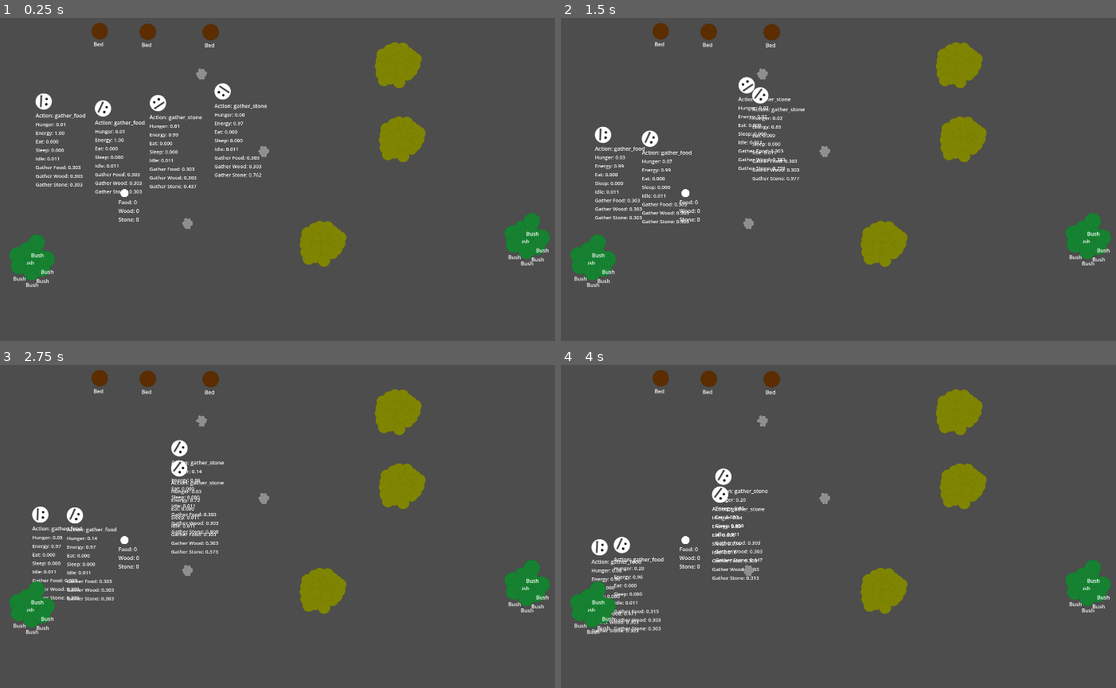
Above: before the commit, frames 1-4 (two rows, left to right).
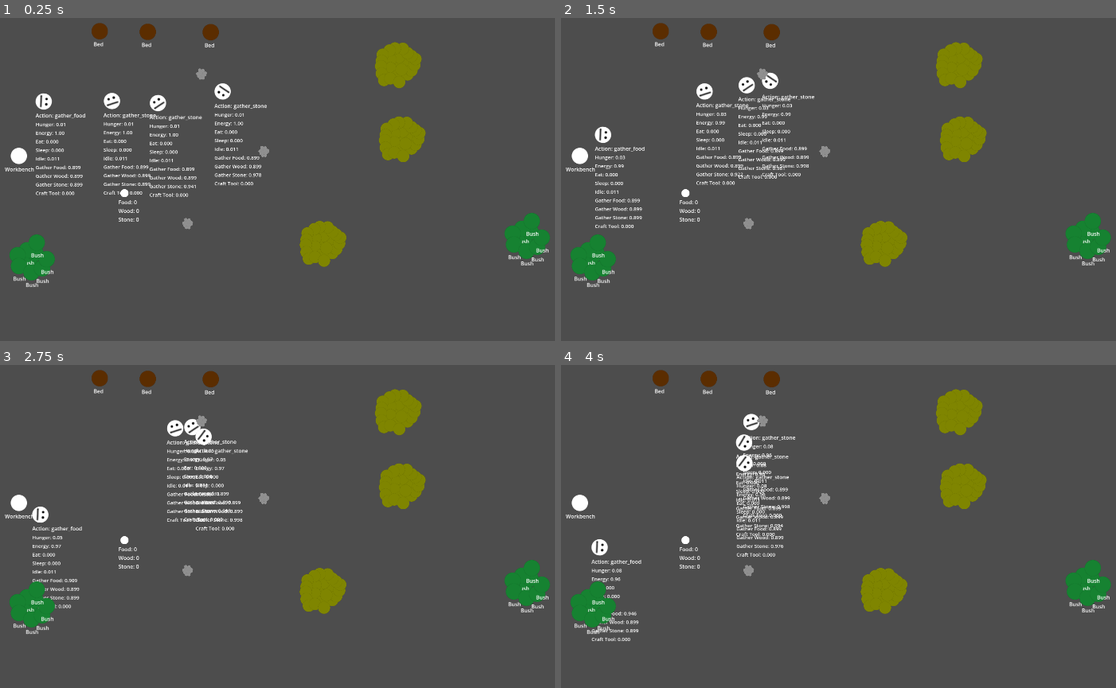
Above: after the commit, the same moments.

Repository: JKPearce/Little-Idiots-Simulator
Game: Godot game, scene res://main.tscn
The game is run twice, just before and just after one commit, with the same random seed, the same clock (stepped at 60 frames per second) and the same inputs.
Inputs:
- Up to frame 1 (0.25 s): no input
- Up to frame 2 (1.5 s): no input
- Up to frame 3 (2.75 s): no input
- Up to frame 4 (4 s): no input

The runs differ from the first frame. In frame 1, 1.3% of the frame differs, in the area x 0-48%, y 23-56%; in frame 2, 2.4%; in frame 3, 2.9%; in frame 4, 3.1%, in the area x 0-43%, y 15-86%.

Commit message:
added crafting action and wait time task with some partice effects that play while waiting

Diff:
--- /dev/null
+++ b/entity/ai/tasks/wait_task.gd
@@ -0,0 +1,22 @@
+extends BaseTask
+class_name WaitTask
+
+var duration := 1.0
+var timer := 0.0
+var effect_name := ""
+
+func _init(seconds: float, effect := "") -> void:
+	duration = seconds
+	effect_name = effect
+
+func start(entity: Entity) -> void:
+	timer = duration
+	entity.velocity = Vector2.ZERO
+
+	if effect_name != "":
+		entity.visuals.play_effect(effect_name)
+
+func tick(entity: Entity, delta: float) -> bool:
+	entity.velocity = Vector2.ZERO
+	timer -= delta
+	return timer <= 0.0
--- /dev/null
+++ b/entity/ai/utility/curves/distance_curve.tres
@@ -0,0 +1,5 @@
+[gd_resource type="Curve" format=3 uid="uid://j2dhr7whjnmu"]
+
+[resource]
+_data = [Vector2(0, 0.8988764), 0.0, 0.0, 0, 0, Vector2(1, 1), 0.0, 0.0, 0, 0]
+point_count = 2
--- a/entity/debug/debug_overlay.gd
+++ b/entity/debug/debug_overlay.gd
@@ -3,12 +3,12 @@
 @export var entity: Entity
 @export var utility_brain: UtilityAiBrain
 
-@export var debug_enabled:= true
 
 @onready var current_action_overlay: Label = %CurrentActionOverlay
 @onready var stat_container: VBoxContainer = %StatContainer
 @onready var action_score_container: VBoxContainer = %ActionScoreContainer
 
+var debug_enabled:= true
 
 var stat_labels := {}
 var action_score_labels := {}
--- a/entity/entity.gd
+++ b/entity/entity.gd
@@ -5,9 +5,10 @@
 @onready var brain: UtilityAiBrain = %UtilityAiBrain
 @onready var task_runner: TaskRunner = %TaskRunner
 @onready var visuals: EntityVisuals = $EntityVisuals
-
-
-
+@onready var debug_overlay: Control = $DebugOverlay
+
+
+@export var debug_enabled:= true
 @export var speed := 80.0
 
 enum NEED {
@@ -45,12 +46,9 @@
 
 
 func _ready() -> void:
-	print("Visuals: ", visuals)
-	print("Visuals sprite: ", visuals.sprite if visuals else null)
-	print("Visuals anim: ", visuals.animation_player if visuals else null)
+	debug_overlay.debug_enabled = debug_enabled
 	brain.top_action_changed.connect(_on_top_action_changed)
 
-#make it work, make it ugly - this functions mantra lol
 func _on_top_action_changed(action_id: String) -> void:
 	if is_busy:
 		return
@@ -71,15 +69,37 @@
 		"gather_stone":
 			commit_gather_resource("gather_stone", "stone_source")
 
+		"craft_tool":
+			commit_craft_tool()
+
 		"idle":
 			commit_idle()
 
+func commit_craft_tool() -> void:
+	var workbench := WorldState.get_closest_available_target("crafting", global_position, self)
+
+	if workbench == null:
+		commit_idle()
+		return
+
+	workbench.reserve(self)
+	target = workbench
+
+	task_runner.set_tasks([
+		MoveToTask.new(workbench),
+		WaitTask.new(3.0, "craft"),
+		InteractTask.new(workbench),
+	])
+
+	current_action = "craft_tool"
+	is_busy = true
+	state_machine.change_state("ExecuteTaskSequence")
+
 func commit_sleep() -> void:
 	var bed := WorldState.get_closest_available_target("energy_source", global_position, self)
 
 	if bed == null:
-		current_action = "idle"
-		state_machine.change_state("idle")
+		commit_idle()
 		return
 
 	bed.reserve(self)
@@ -87,6 +107,7 @@
 
 	task_runner.set_tasks([
 		MoveToTask.new(bed),
+		WaitTask.new(3.0, "craft"),
 		InteractTask.new(bed),
 	])
 
@@ -99,14 +120,14 @@
 	var storage := WorldState.get_closest_available_target("storage", global_position, self)
 
 	if storage == null:
-		current_action = "idle"
-		state_machine.change_state("idle")
+		commit_idle()
 		return
 
 	target = storage
 
 	task_runner.set_tasks([
 		MoveToTask.new(storage),
+		WaitTask.new(1.0, "craft"),
 		InteractTask.new(storage),
 	])
 
@@ -129,6 +150,7 @@
 
 	task_runner.set_tasks([
 		MoveToTask.new(source),
+		WaitTask.new(1.5, "gather"),
 		InteractTask.new(source),
 		MoveToTask.new(destination),
 		InteractTask.new(destination),
--- a/entity/entity.tscn
+++ b/entity/entity.tscn
@@ -16,6 +16,7 @@
 [ext_resource type="Script" uid="uid://cow05xj0frosc" path="res://entity/ai/utility/considerations/storage_has_item_consideration.gd" id="12_pkawc"]
 [ext_resource type="Script" uid="uid://c0eubyctdiemc" path="res://entity/ai/utility/considerations/node_available_consideration.gd" id="12_psl4n"]
 [ext_resource type="Script" uid="uid://cw3oscjihnmub" path="res://entity/ai/utility/considerations/energy_consideration.gd" id="12_qs5px"]
+[ext_resource type="Curve" uid="uid://j2dhr7whjnmu" path="res://entity/ai/utility/curves/distance_curve.tres" id="13_lkwko"]
 [ext_resource type="Script" uid="uid://oiksqf1xsn5q" path="res://entity/ai/utility/considerations/storage_shortage_consideration.gd" id="15_k6a8k"]
 
 [sub_resource type="CircleShape2D" id="CircleShape2D_uqc13"]
@@ -25,8 +26,8 @@
 _data = [Vector2(0.0046729, 0), 0.0, 0.0, 0, 0, Vector2(0.34579438, 0), 0.0, 0.0, 0, 0, Vector2(0.65420556, 1), 0.0, 0.0, 0, 0, Vector2(1, 1), 0.0, 0.0, 0, 0]
 point_count = 4
 
-[sub_resource type="Curve" id="Curve_f6k7f"]
-_data = [Vector2(0.24766356, 0.30337083), 0.0, 0.13115422, 0, 0, Vector2(1, 1), 0.0, 0.0, 0, 0]
+[sub_resource type="Curve" id="Curve_0ly1k"]
+_data = [Vector2(0, 0.79775286), 0.0, 0.0, 0, 0, Vector2(1, 1), 0.0, 0.0, 0, 0]
 point_count = 2
 
 [sub_resource type="Curve" id="Curve_qs5px"]
@@ -42,8 +43,8 @@
 point_count = 2
 
 [sub_resource type="Curve" id="Curve_ll4h2"]
-_data = [Vector2(0, 0), 0.0, 0.0, 0, 0, Vector2(1, 1), 0.0, 0.0, 0, 0]
-point_count = 2
+_data = [Vector2(0, 0), 0.0, 0.0, 0, 0, Vector2(0.25233644, 0.20224726), 0.0, 0.0, 0, 0, Vector2(0.49999997, 0.75280905), 0.0, 0.0, 0, 0, Vector2(1, 1), 0.0, 0.0, 0, 0]
+point_count = 4
 
 [sub_resource type="Curve" id="Curve_lkwko"]
 _data = [Vector2(0, 0), 0.0, 0.0, 0, 0, Vector2(1, 1), 0.0, 0.0, 0, 0]
@@ -53,11 +54,23 @@
 _data = [Vector2(0, 0), 0.0, 0.0, 0, 0, Vector2(0.46728972, 0.6966293), 0.64986324, 0.64986324, 0, 0, Vector2(1, 1), 0.0, 0.0, 0, 0]
 point_count = 3
 
-[sub_resource type="Curve" id="Curve_0ly1k"]
-_data = [Vector2(0.24766356, 0.30337083), 0.0, 0.13115422, 0, 0, Vector2(1, 1), 0.0, 0.0, 0, 0]
-point_count = 2
-
 [sub_resource type="Curve" id="Curve_7tnic"]
+_data = [Vector2(0, 0), 0.0, 0.0, 0, 0, Vector2(1, 1), 0.0, 0.0, 0, 0]
+point_count = 2
+
+[sub_resource type="Curve" id="Curve_xq5i5"]
+_data = [Vector2(0, 0), 0.0, 0.0, 0, 0, Vector2(1, 1), 0.0, 0.0, 0, 0]
+point_count = 2
+
+[sub_resource type="Curve" id="Curve_fulai"]
+_data = [Vector2(0, 0), 0.0, 0.0, 0, 0, Vector2(1, 1), 0.0, 0.0, 0, 0]
+point_count = 2
+
+[sub_resource type="Curve" id="Curve_owyq6"]
+_data = [Vector2(0, 0), 0.0, 0.0, 0, 0, Vector2(1, 1), 0.0, 0.0, 0, 0]
+point_count = 2
+
+[sub_resource type="Curve" id="Curve_qabon"]
 _data = [Vector2(0, 0), 0.0, 0.0, 0, 0, Vector2(1, 1), 0.0, 0.0, 0, 0]
 point_count = 2
 
@@ -115,7 +128,7 @@
 script = ExtResource("11_f6k7f")
 target_group = "hunger"
 entity = NodePath("../../../..")
-curve = SubResource("Curve_f6k7f")
+curve = SubResource("Curve_0ly1k")
 
 [node name="StorageHasItemConsideration" type="Node" parent="UtilityAiBrain/eat/Aggregation" unique_id=1085826760]
 script = ExtResource("12_pkawc")
@@ -138,7 +151,7 @@
 script = ExtResource("11_f6k7f")
 target_group = "energy_source"
 entity = NodePath("../../../..")
-curve = SubResource("Curve_f6k7f")
+curve = ExtResource("13_lkwko")
 
 [node name="AvailabilityConsideration" type="Node" parent="UtilityAiBrain/sleep/Aggregation" unique_id=757720551 node_paths=PackedStringArray("entity")]
 script = ExtResource("12_psl4n")
@@ -171,7 +184,7 @@
 script = ExtResource("11_f6k7f")
 target_group = "food_source"
 entity = NodePath("../../../..")
-curve = SubResource("Curve_f6k7f")
+curve = ExtResource("13_lkwko")
 
 [node name="AvailabilityConsideration" type="Node" parent="UtilityAiBrain/gather_food/Aggregation" unique_id=1212233959 node_paths=PackedStringArray("entity")]
 script = ExtResource("12_psl4n")
@@ -188,7 +201,7 @@
 [node name="StorageShortageConsideration" type="Node" parent="UtilityAiBrain/gather_wood/Aggregation" unique_id=710073659]
 script = ExtResource("15_k6a8k")
 storage_key = "wood"
-min_desired_amount = 10.0
+min_desired_amount = 1.0
 max_desired_amount = 20.0
 requires_entity = false
 curve = SubResource("Curve_im6w5")
@@ -197,7 +210,7 @@
 script = ExtResource("11_f6k7f")
 target_group = "wood_source"
 entity = NodePath("../../../..")
-curve = SubResource("Curve_0ly1k")
+curve = ExtResource("13_lkwko")
 
 [node name="AvailabilityConsideration" type="Node" parent="UtilityAiBrain/gather_wood/Aggregation" unique_id=1250600135 node_paths=PackedStringArray("entity")]
 script = ExtResource("12_psl4n")
@@ -214,7 +227,7 @@
 [node name="StorageShortageConsideration" type="Node" parent="UtilityAiBrain/gather_stone/Aggregation" unique_id=695474550]
 script = ExtResource("15_k6a8k")
 storage_key = "stone"
-min_desired_amount = 10.0
+min_desired_amount = 1.0
 max_desired_amount = 20.0
 requires_entity = false
 curve = SubResource("Curve_im6w5")
@@ -223,10 +236,40 @@
 script = ExtResource("11_f6k7f")
 target_group = "stone_source"
 entity = NodePath("../../../..")
-curve = SubResource("Curve_0ly1k")
+curve = ExtResource("13_lkwko")
 
 [node name="AvailabilityConsideration" type="Node" parent="UtilityAiBrain/gather_stone/Aggregation" unique_id=547506155 node_paths=PackedStringArray("entity")]
 script = ExtResource("12_psl4n")
 target_group = "stone_source"
 entity = NodePath("../../../..")
 curve = SubResource("Curve_7tnic")
+
+[node name="craft_tool" type="Node" parent="UtilityAiBrain" unique_id=28455828]
+script = ExtResource("8_whxwk")
+
+[node name="Aggregation" type="Node" parent="UtilityAiBrain/craft_tool" unique_id=2143042742]
+script = ExtResource("10_wrmdn")
+
+[node name="StoneStorageConsideration" type="Node" parent="UtilityAiBrain/craft_tool/Aggregation" unique_id=1687043045]
+script = ExtResource("12_pkawc")
+storage_key = "stone"
+requires_entity = false
+curve = SubResource("Curve_xq5i5")
+
+[node name="WoodStorageConsideration" type="Node" parent="UtilityAiBrain/craft_tool/Aggregation" unique_id=789463530]
+script = ExtResource("12_pkawc")
+storage_key = "wood"
+requires_entity = false
+curve = SubResource("Curve_fulai")
+
+[node name="BenchAvailableConsideration" type="Node" parent="UtilityAiBrain/craft_tool/Aggregation" unique_id=337568739 node_paths=PackedStringArray("entity")]
+script = ExtResource("12_psl4n")
+target_group = "crafting"
+entity = NodePath("../../../..")
+curve = SubResource("Curve_owyq6")
+
+[node name="StorageShortageConsideration" type="Node" parent="UtilityAiBrain/craft_tool/Aggregation" unique_id=941918748]
+script = ExtResource("15_k6a8k")
+storage_key = "tool"
+requires_entity = false
+curve = SubResource("Curve_qabon")
--- a/entity/sprites/entity_visuals.tscn
+++ b/entity/sprites/entity_visuals.tscn
@@ -2,6 +2,7 @@
 
 [ext_resource type="Script" uid="uid://clgsmlxml85nt" path="res://entity/sprites/visuals.gd" id="1_0okih"]
 [ext_resource type="Texture2D" uid="uid://ctmdnsowshm1x" path="res://entity/sprites/entity.png" id="2_abvm1"]
+[ext_resource type="Texture2D" uid="uid://b88m1dlti8ktj" path="res://circle.png" id="3_abvm1"]
 
 [sub_resource type="Animation" id="Animation_lkwko"]
 length = 0.001
@@ -109,6 +110,29 @@
 &"move": SubResource("Animation_7tnic")
 }
 
+[sub_resource type="ParticleProcessMaterial" id="ParticleProcessMaterial_1b41q"]
+particle_flag_disable_z = true
+velocity_pivot = Vector3(0, -1, 0)
+direction = Vector3(1, -1, 0)
+spread = 100.0
+initial_velocity_min = 30.0
+initial_velocity_max = 80.0
+gravity = Vector3(0, 80, 0)
+scale_min = 0.03
+scale_max = 0.08
+
+[sub_resource type="ParticleProcessMaterial" id="ParticleProcessMaterial_abvm1"]
+particle_flag_disable_z = true
+emission_shape_scale = Vector3(8, 4, 1)
+emission_shape = 3
+emission_box_extents = Vector3(1, 1, 1)
+spread = 0.0
+initial_velocity_max = 0.01
+gravity = Vector3(0, -20, 0)
+scale_min = 0.04
+scale_max = 0.099999994
+color = Color(0.48178947, 0.48178947, 0.48178947, 1)
+
 [node name="EntityVisuals" type="Node2D" unique_id=2128036145]
 script = ExtResource("1_0okih")
 
@@ -119,3 +143,21 @@
 [node name="AnimationPlayer" type="AnimationPlayer" parent="." unique_id=1263018795]
 libraries/ = SubResource("AnimationLibrary_xq5i5")
 autoplay = &"idle"
+
+[node name="GatherParticles" type="GPUParticles2D" parent="." unique_id=580997216]
+emitting = false
+amount = 20
+texture = ExtResource("3_abvm1")
+lifetime = 0.6
+one_shot = true
+explosiveness = 1.0
+process_material = SubResource("ParticleProcessMaterial_1b41q")
+
+[node name="CraftParticles" type="GPUParticles2D" parent="." unique_id=16347422]
+emitting = false
+amount = 16
+texture = ExtResource("3_abvm1")
+lifetime = 1.2
+one_shot = true
+explosiveness = 0.4
+process_material = SubResource("ParticleProcessMaterial_abvm1")
--- a/entity/sprites/visuals.gd
+++ b/entity/sprites/visuals.gd
@@ -4,17 +4,24 @@
 @onready var sprite: Sprite2D = $EntitySprite
 @onready var animation_player: AnimationPlayer = $AnimationPlayer
 
+@onready var gather_particles: GPUParticles2D = $GatherParticles
+@onready var craft_particles: GPUParticles2D = $CraftParticles
+# Add these later when you make them:
+# @onready var eat_particles: GPUParticles2D = $EatParticles
+# @onready var sleep_particles: GPUParticles2D = $SleepParticles
+
 const SPRITE_DEFAULT_POSITION := Vector2.ZERO
 const SPRITE_DEFAULT_SCALE := Vector2.ONE
-const SPRITE_DEFAULT_ROTATION := 0.0
 
 
 func play_idle() -> void:
-	reset_sprite_transform()
+	reset_sprite_offset()
 	play_animation("idle")
 
 
 func play_move(direction: Vector2) -> void:
+	reset_sprite_offset()
+
 	if direction != Vector2.ZERO:
 		sprite.rotation = direction.angle()
 
@@ -30,7 +37,26 @@
 	play_animation(animation_name)
 
 
+func play_effect(effect_name: String) -> void:
+	match effect_name:
+		"gather":
+			_play_particles(gather_particles)
+
+		"craft":
+			_play_particles(craft_particles)
+
+		# Add these later:
+		# "eat":
+		# 	_play_particles(eat_particles)
+		#
+		# "sleep":
+		# 	_play_particles(sleep_particles)
+
+
 func play_animation(animation_name: String) -> void:
+	if animation_name == "":
+		return
+
 	if animation_player == null:
 		return
 
@@ -42,7 +68,15 @@
 
 	animation_player.play(animation_name)
 
-func reset_sprite_transform() -> void:
+
+func _play_particles(particles: GPUParticles2D) -> void:
+	if particles == null:
+		return
+
+	particles.restart()
+	particles.emitting = true
+
+
+func reset_sprite_offset() -> void:
 	sprite.position = SPRITE_DEFAULT_POSITION
 	sprite.scale = SPRITE_DEFAULT_SCALE
-	sprite.rotation = SPRITE_DEFAULT_ROTATION
--- a/main.tscn
+++ b/main.tscn
@@ -1,6 +1,7 @@
 [gd_scene format=3 uid="uid://dtb83abm68myj"]
 
 [ext_resource type="PackedScene" uid="uid://d1wxee1h5fkm3" path="res://entity/entity.tscn" id="1_ig7tw"]
+[ext_resource type="PackedScene" uid="uid://8re1njrc2oue" path="res://world/interactables/crafting/workbench.tscn" id="2_272bh"]
 [ext_resource type="PackedScene" uid="uid://bnv5pr5h4miei" path="res://world/interactables/energy/bed.tscn" id="2_h2yge"]
 [ext_resource type="PackedScene" uid="uid://b88wbf80qel17" path="res://world/interactables/storage/storage.tscn" id="4_1bvp3"]
 [ext_resource type="PackedScene" uid="uid://cu7fujewljegi" path="res://world/interactables/wood/forest.tscn" id="4_lquwl"]
@@ -14,20 +15,18 @@
 
 [node name="Entity2" parent="." unique_id=1437914156 instance=ExtResource("1_ig7tw")]
 position = Vector2(406, 318)
-hunger_decay_rate = 0.05
 
 [node name="Entity3" parent="." unique_id=2112537551 instance=ExtResource("1_ig7tw")]
 position = Vector2(547, 329)
-hunger_decay_rate = 0.05
-energy_decay_rate = 0.05
 
 [node name="Entity4" parent="." unique_id=187959413 instance=ExtResource("1_ig7tw")]
 position = Vector2(774, 295)
-hunger_decay_rate = 0.01
-energy_decay_rate = 0.1
 
 [node name="World" type="Node2D" parent="." unique_id=1484823229]
 unique_name_in_owner = true
+
+[node name="Workbench" parent="World" unique_id=1331503441 instance=ExtResource("2_272bh")]
+position = Vector2(143, 479)
 
 [node name="Bed" parent="World" unique_id=1288856914 instance=ExtResource("2_h2yge")]
 position = Vector2(722, 105)
--- a/project.godot
+++ b/project.godot
@@ -29,6 +29,7 @@
 energy_source="energy sources"
 wood_source="A place where you can get wood"
 stone_source="a source of stones"
+crafting="nodes where crafting happens"
 
 [layer_names]
 
--- a/world/WorldState.gd
+++ b/world/WorldState.gd
@@ -6,6 +6,7 @@
 	"wood_source": [],
 	"stone_source": [],
 	"storage" : [],
+	"crafting": [],
 }
 
 var storage :={
--- a/world/interactables/Interactable.gd
+++ b/world/interactables/Interactable.gd
@@ -39,6 +39,9 @@
 	return true
 
 func reserve(entity: Entity) -> void:
+	if not requires_reservation:
+		return
+
 	reserved_by = entity
 
 func release(entity: Entity) -> void:
--- /dev/null
+++ b/world/interactables/crafting/workbench.gd
@@ -0,0 +1,19 @@
+extends Interactable
+class_name Workbench
+
+@export var craft_time := 3.0
+@export var output_item := "tool"
+@export var output_amount := 1
+
+
+
+func interact(entity: Entity) -> void:
+	if WorldState.storage.get("wood", 0) < 1:
+		return
+
+	if WorldState.storage.get("stone", 0) < 1:
+		return
+
+	WorldState.storage["wood"] -= 1
+	WorldState.storage["stone"] -= 1
+	WorldState.storage["tool"] = WorldState.storage.get("tool", 0) + 1
--- /dev/null
+++ b/world/interactables/crafting/workbench.tscn
@@ -0,0 +1,18 @@
+[gd_scene format=3 uid="uid://8re1njrc2oue"]
+
+[ext_resource type="Script" uid="uid://bfu1ow6vgbn6c" path="res://world/interactables/crafting/workbench.gd" id="1_36qjx"]
+[ext_resource type="Texture2D" uid="uid://b88m1dlti8ktj" path="res://circle.png" id="1_cche4"]
+
+[node name="Workbench" type="Node2D" unique_id=1331503441 groups=["crafting"]]
+script = ExtResource("1_36qjx")
+target_group = "crafting"
+
+[node name="Circle" type="Sprite2D" parent="." unique_id=302980415]
+texture = ExtResource("1_cche4")
+
+[node name="Label" type="Label" parent="." unique_id=105956997]
+offset_left = -42.0
+offset_top = 29.0
+offset_right = 47.0
+offset_bottom = 52.0
+text = "Workbench"
Not shown, added: entity/ai/tasks/wait_task.gd.uid
Not shown, added: world/interactables/crafting/workbench.gd.uid
